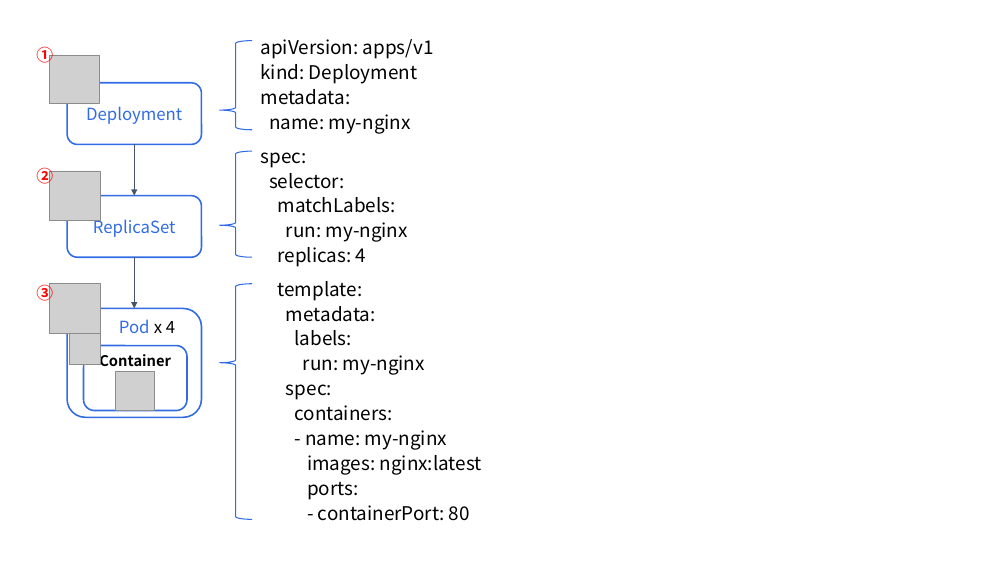
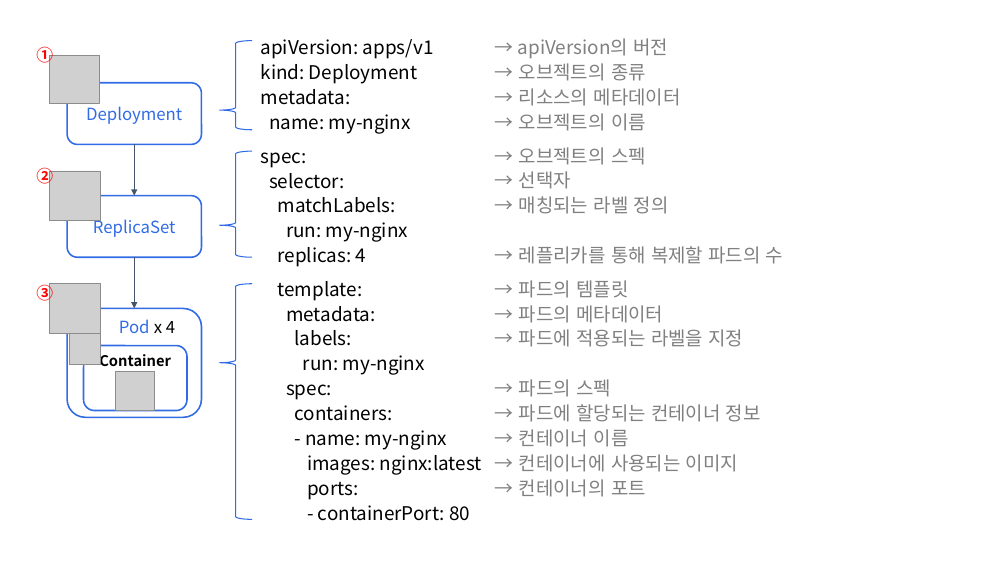
Before and after one commit to siwon-park/Infra-Study, a slide deck: slide 12 of markdown_image.pptx. Drawn at 1008x567 pixels with LibreOffice and Linux fonts; fonts in the diff are those of the drawing; grey boxes stand for pictures. Boxes give left, top, right and bottom in pixels: in the first picture for what was removed or moved away, otherwise in the second. Text is boxed around its words. In the diff, an @@ line names an element or a change of style, - is before the commit and + after.

Commit message:
docs: 쿠버네티스 오브젝트 관리 정리 중

```diff
--- a/markdown_image.pptx
+++ b/markdown_image.pptx
@@ text added at (518, 38, 681, 131), 18 pt, text #808080 @@
+→ apiVersion의 버전
+→ 오브젝트의 종류
+→ 리소스의 메타데이터
+→ 오브젝트의 이름
@@ text added at (519, 147, 783, 264), 18 pt, text #808080 @@
+→ 오브젝트의 스펙
+→ 선택자
+→ 매칭되는 라벨 정의
+→ 레플리카를 통해 복제할 파드의 수
@@ text added at (519, 280, 761, 497), 18 pt, text #808080 @@
+→ 파드의 템플릿
+→ 파드의 메타데이터
+→ 파드에 적용되는 라벨을 지정
+→ 파드의 스펙
+→ 파드에 할당되는 컨테이너 정보
+→ 컨테이너 이름
+→ 컨테이너에 사용되는 이미지
+→ 컨테이너의 포트
```
Also in this commit, not shown: 1 other file.
